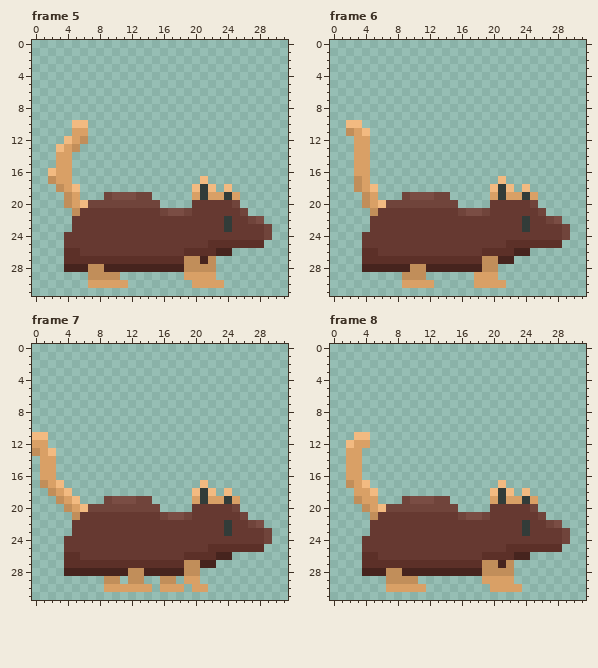
File history of a pixel-art file, Assets/Graphics/brown_rat.aseprite. This is how it looked before the edit.
32x32 pixels, 8 frames. Shown: frame 5, frame 6, frame 7, frame 8. The old version is drawn lined up with the new one. The commit also changed other frames, which this record leaves out.
After:
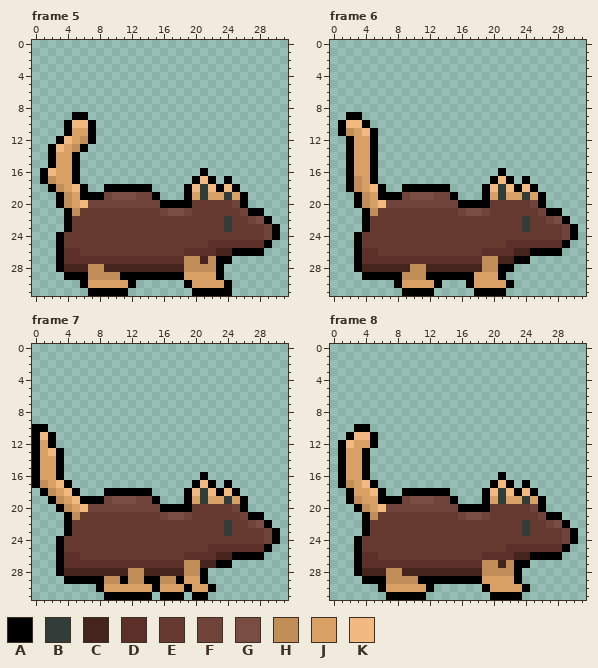
Palette (. is transparent): A #000000  B #323c39  C #46241e  D #5c3028  E #663931  F #70443b  G #7a4d44  H #c18e5a  J #d9a066  K #f2ba81
Change:
whole drawing moved by +0,-1 (the old picture is shown already moved)
Frame 5:
The author put colour A in row 9 at x 5 to 6; in rows 10 to 11 at x 4 and 7; in row 12 at x 3 and 7; in row 13 at x 2 and 6; in rows 14 to 15 at x 2 and 5; in row 16 at x 1, 5 and 21.
The author put colour A in row 17 at x 1, 5, 20, 22 and 24; in row 18 at x 2, 6, 9 to 14, 19, 23 and 25; in row 19 at x 3, 6 to 8, 15, 19 and 26; in row 20 at x 3, 16 to 19 and 26; in row 21 at x 4 and 27 to 28; in row 22 at x 4 and 29.
The author put colour A in row 23 at x 4 and 30; in row 24 at x 3 and 30; in row 25 at x 3 and 29; in row 26 at x 3 and 25 to 28; in row 27 at x 3 and 23 to 24; in row 28 at x 3 and 23.
The author put colour A in row 29 at x 4 to 6, 11 to 18 and 23; in row 30 at x 6, 12, 19 and 24; in row 31 at x 7 to 11 and 20 to 24.
Frame 6:
The author put colour A in row 9 at x 2 to 3; in row 10 at x 1 and 4; in row 11 at x 1 and 5; in rows 12 to 15 at x 2 and 5; in row 16 at x 2, 5 and 21; in row 17 at x 2, 5, 20, 22 and 24.
The author put colour A in row 18 at x 2, 6, 9 to 14, 19, 23 and 25; in row 19 at x 3, 6 to 8, 15, 19 and 26; in row 20 at x 3, 16 to 19 and 26; in row 21 at x 4 and 27 to 28; in row 22 at x 4 and 29; in row 23 at x 4 and 30.
The author put colour A in row 24 at x 3 and 30; in row 25 at x 3 and 29; in row 26 at x 3 and 25 to 28; in row 27 at x 3 and 23 to 24; in row 28 at x 3 and 21 to 22; in row 29 at x 4 to 8, 12 to 17 and 21.
The author put colour A in row 30 at x 8, 13, 17 and 22; in row 31 at x 9 to 12 and 18 to 21.
Frame 7:
The author put colour A in row 10 at x 0 to 1; in rows 11 to 12 at x 2; in row 13 at x 3; in rows 14 to 15 at x 0 and 3; in row 16 at x 0, 3 and 21; in row 17 at x 0, 4, 20, 22 and 24.
The author put colour A in row 18 at x 1, 5, 9 to 14, 19, 23 and 25; in row 19 at x 2, 6 to 8, 15, 19 and 26; in row 20 at x 3, 16 to 19 and 26; in row 21 at x 4 and 27 to 28; in row 22 at x 4 and 29; in row 23 at x 4 and 30.
The author put colour A in row 24 at x 3 and 30; in row 25 at x 3 and 29; in row 26 at x 3 and 25 to 28; in row 27 at x 3 and 23 to 24; in row 28 at x 3 and 21; in row 29 at x 4 to 8, 11, 14 to 15, 18 and 21.
The author put colour A in row 30 at x 8, 15, 19 and 22; in row 31 at x 9 to 14, 16 to 18 and 20 to 21.
Colour H becomes colour A in row 13 at x 0.
Colour J becomes colour A in row 12 at x 0.
Colour K becomes colour A in row 11 at x 0.
Frame 8:
The author put colour A in row 10 at x 3 to 4; in row 11 at x 2 and 5; in row 12 at x 1 and 5; in rows 13 to 15 at x 1 and 4; in row 16 at x 1, 4 and 21; in row 17 at x 1, 5, 20, 22 and 24.
The author put colour A in row 18 at x 2, 6, 9 to 14, 19, 23 and 25; in row 19 at x 2, 6 to 8, 15, 19 and 26; in row 20 at x 3, 16 to 19 and 26; in row 21 at x 4 and 27 to 28; in row 22 at x 4 and 29; in row 23 at x 4 and 30.
The author put colour A in row 24 at x 3 and 30; in row 25 at x 3 and 29; in row 26 at x 3 and 25 to 28; in row 27 at x 3 and 23 to 24; in row 28 at x 3 and 23; in row 29 at x 4 to 6, 11 to 18 and 23.
The author put colour A in row 30 at x 6, 12, 19 and 24; in row 31 at x 7 to 11 and 20 to 23.
Where, in picture pixels (left, top, right, bottom), the same in both pictures:
added: (40, 112, 280, 296)
added: (338, 112, 578, 296)
changed: (32, 424, 280, 600)
added: (338, 424, 578, 600)
